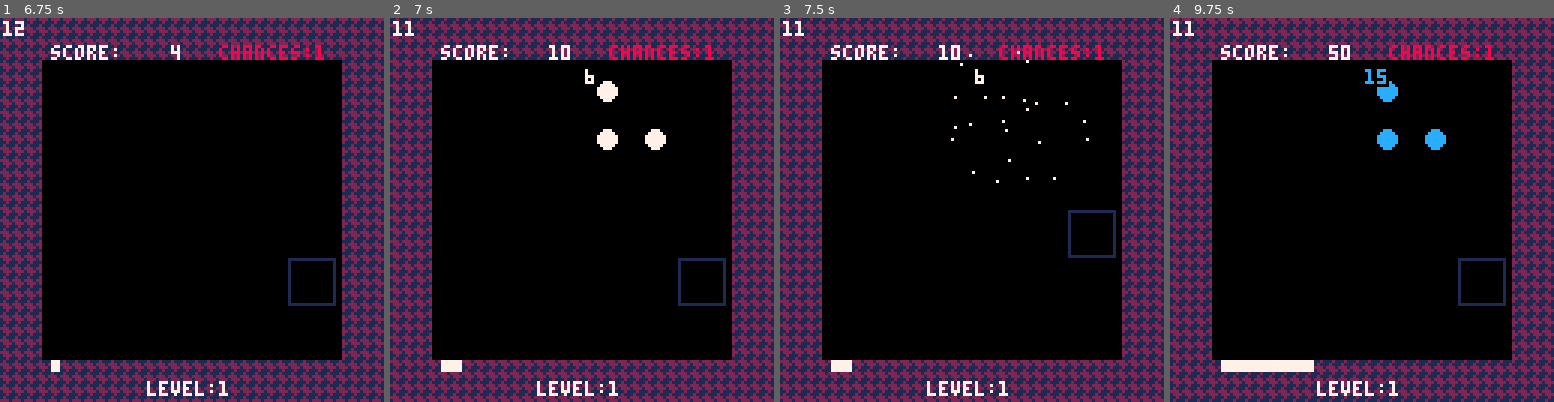
Above: before the commit, frames 1-4 (left to right).
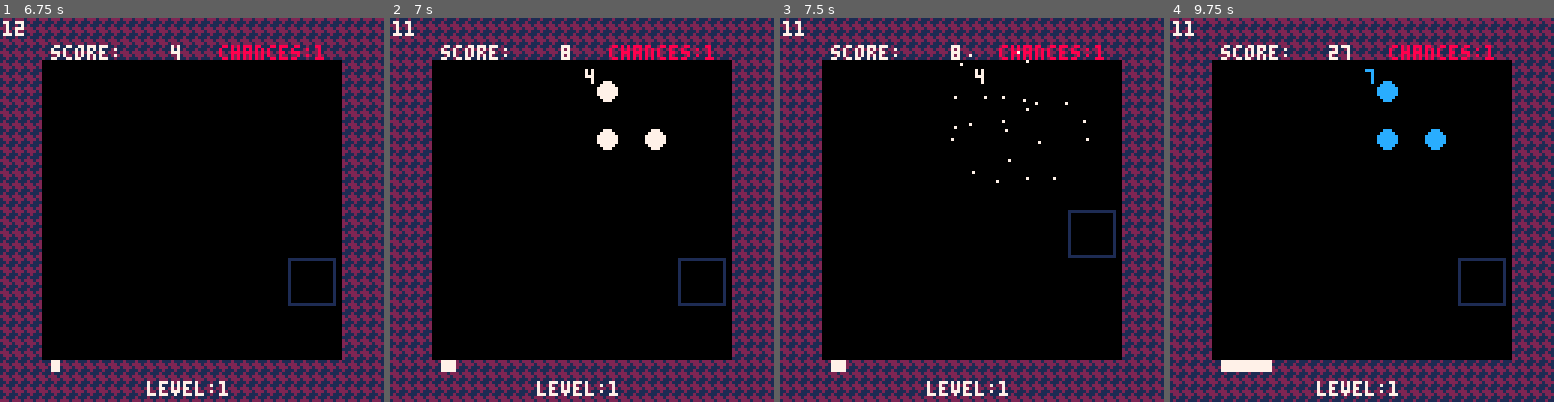
Above: after the commit, the same moments.

Repository: vm70/stratagem
Game: PICO-8 cartridge src/main.p8
The game is run twice, just before and just after one commit, with the same random seed, the same clock (stepped at 60 frames per second) and the same inputs.
Inputs (mouse positions are in pixels of both pictures, inside the frame that each line leads up to):
- Up to frame 1 (6.75 s): tap X (X key) at 0.33, 1.07, 1.85, 2.97, 4.08, 5.2, 6.32 s; click (280, 121) at 0.67 s; tap O (Z key) at 0.7, 1.7, 2.1, 2.5, 2.9, 3.3, 3.7, 4.1, 4.5, 4.9, 5.3, 5.7, 6.1, 6.5 s; click (46, 267) at 1.22 s; hold Right 1.6-2.1 s; click (107, 114) at 1.77 s; hold Up 2.15-2.42 s; click (172, 259) at 2.32 s; hold Right 2.47-3.03 s; click (234, 106) at 2.87 s; hold Left 3.08-3.58 s; click (295, 256) at 3.42 s; hold Down 3.63-3.97 s; click (61, 102) at 3.97 s; hold Right 4.02-4.68 s; click (122, 248) at 4.52 s; hold Up 4.73-5.03 s; click (184, 94) at 5.07 s; hold Left 5.08-5.68 s; click (249, 244) at 5.62 s; hold Down 5.73-6.03 s; hold Right 6.08-6.58 s; click (311, 90) at 6.17 s; hold Right from 6.63 s (still down); click (76, 236) at 6.72 s
- Up to frame 2 (7 s): keep holding Right; tap O (Z key) at 6.9 s
- Up to frame 3 (7.5 s): release Right at 7.13 s; hold Up 7.18-7.45 s; click (918, 83) at 7.27 s; tap O (Z key) at 7.3 s; tap X (X key) at 7.43 s
- Up to frame 4 (9.75 s): hold Right 7.5-8.07 s; tap O (Z key) every 0.4 s from 7.7 to 9.7 s; click (1369, 229) at 7.82 s; hold Left 8.12-8.62 s; click (1434, 79) at 8.37 s; tap X (X key) at 8.55, 9.67 s; hold Down 8.67-9 s; click (1496, 225) at 8.92 s; hold Right 9.05-9.72 s; click (1258, 71) at 9.47 s

Frame 1 is identical in both runs. In frame 2, 0.1% of the frame differs, in the area x 17-54%, y 7-93%; in frame 3, 0.1%; in frame 4, 0.5%, in the area x 26-58%, y 7-93%.

Commit message:
Nerf scoring even further
This is part of issue #27.

Diff:
--- a/src/grid.lua
+++ b/src/grid.lua
@@ -147,10 +147,13 @@
 ---@param combo integer
 ---@param match_size integer
 function MatchScore(level, combo, match_size)
-	local base_level_points = level * BASE_MATCH_PTS
+	-- the number of points for a 3-gem match on this level
+	local base_level_points = ((level - 1) * 2) + BASE_MATCH_PTS
+	-- the number of points added for larger matches
 	local size_bonus = level * (match_size - 3)
-	local combo_bonus = min(combo, 7)
-	return combo_bonus * (base_level_points + size_bonus)
+	-- the number of points added for combos / cascades
+	local combo_bonus = level * (min(combo, 7) - 1)
+	return base_level_points + size_bonus + combo_bonus
 end
 
 -- do all actions for selecting which gem to swap
--- a/src/main.lua
+++ b/src/main.lua
@@ -150,9 +150,11 @@
 function LevelUp(player)
 	player.level = player.level + 1
 	player.init_level_score = player.score
+	-- number of matches needed to advance to the next level (w/o bonus)
 	local match_threshold = L1_MATCHES + 20 * (player.level - 1)
-	local level_score_multiplier = BASE_MATCH_PTS * player.level
-	player.level_threshold = player.init_level_score + match_threshold * level_score_multiplier
+	-- the number of points for a 3-gem match on this level
+	local base_level_points = ((player.level - 1) * 2) + BASE_MATCH_PTS
+	player.level_threshold = player.init_level_score + match_threshold * base_level_points
 end
 
 -- Get the corresponding ordinal indicator for the place number (e.g., 5th for 5)
